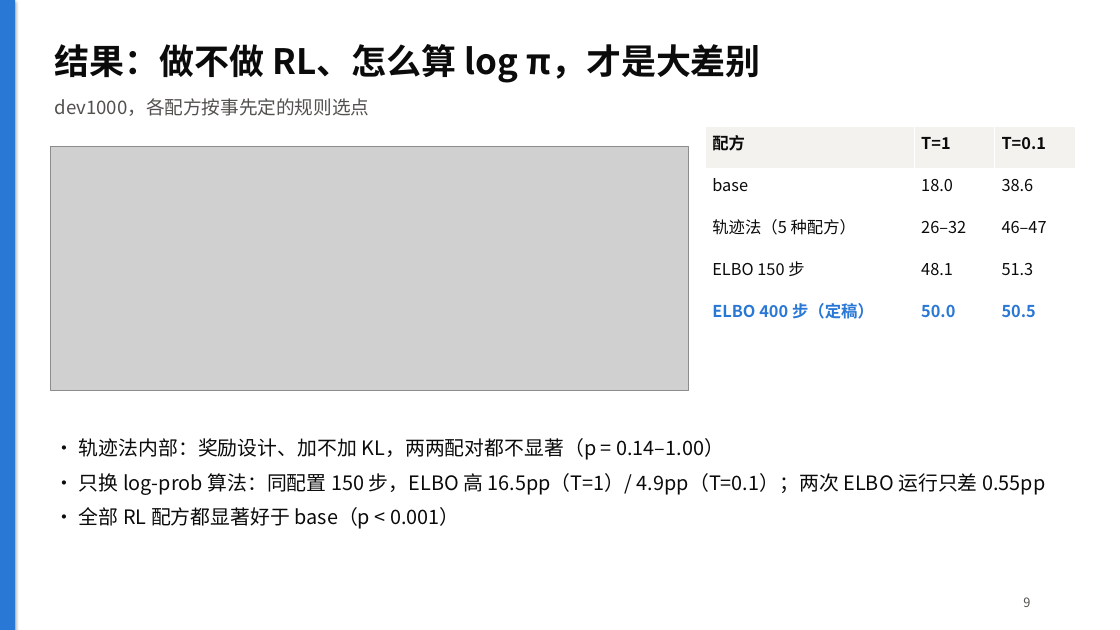
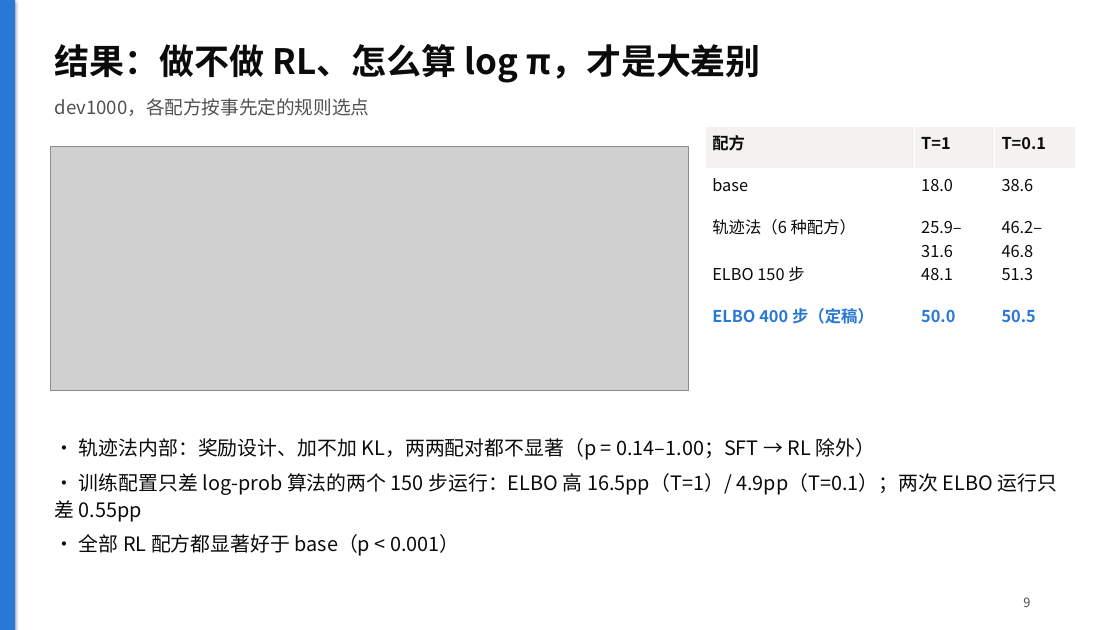
Before and after one commit to NonEspoir/dllm, a slide deck: slide 9 of docs/slides.pptx. Drawn at 1120x630 pixels with LibreOffice and Linux fonts; fonts in the diff are those of the drawing; grey boxes stand for pictures. Boxes give left, top, right and bottom in pixels: in the first picture for what was removed or moved away, otherwise in the second. Text is boxed around its words. In the diff, an @@ line names an element or a change of style, - is before the commit and + after.

```diff
--- a/docs/slides.pptx
+++ b/docs/slides.pptx
@@ table at [706, 126, 1076, 336] @@
-row 3: 轨迹法（5 种配方） | 26–32 | 46–47
+row 3: 轨迹法（6 种配方） | 25.9–31.6 | 46.2–46.8
@@ text at [55, 438, 1058, 522]: text changed @@
-• 轨迹法内部：奖励设计、加不加 KL，两两配对都不显著（p = 0.14–1.00）
-• 只换 log-prob 算法：同配置 150 步，ELBO 高 16.5pp（T=1）/ 4.9pp（T=0.1）；两次 ELBO 运行只差 0.55pp
+• 轨迹法内部：奖励设计、加不加 KL，两两配对都不显著（p = 0.14–1.00；SFT → RL 除外）
+• 训练配置只差 log-prob 算法的两个 150 步运行：ELBO 高 16.5pp（T=1）/ 4.9pp（T=0.1）；两次 ELBO 运行只差 0.55pp
```
Also in this commit, not shown: 2 other slides changed, 3 other files.
